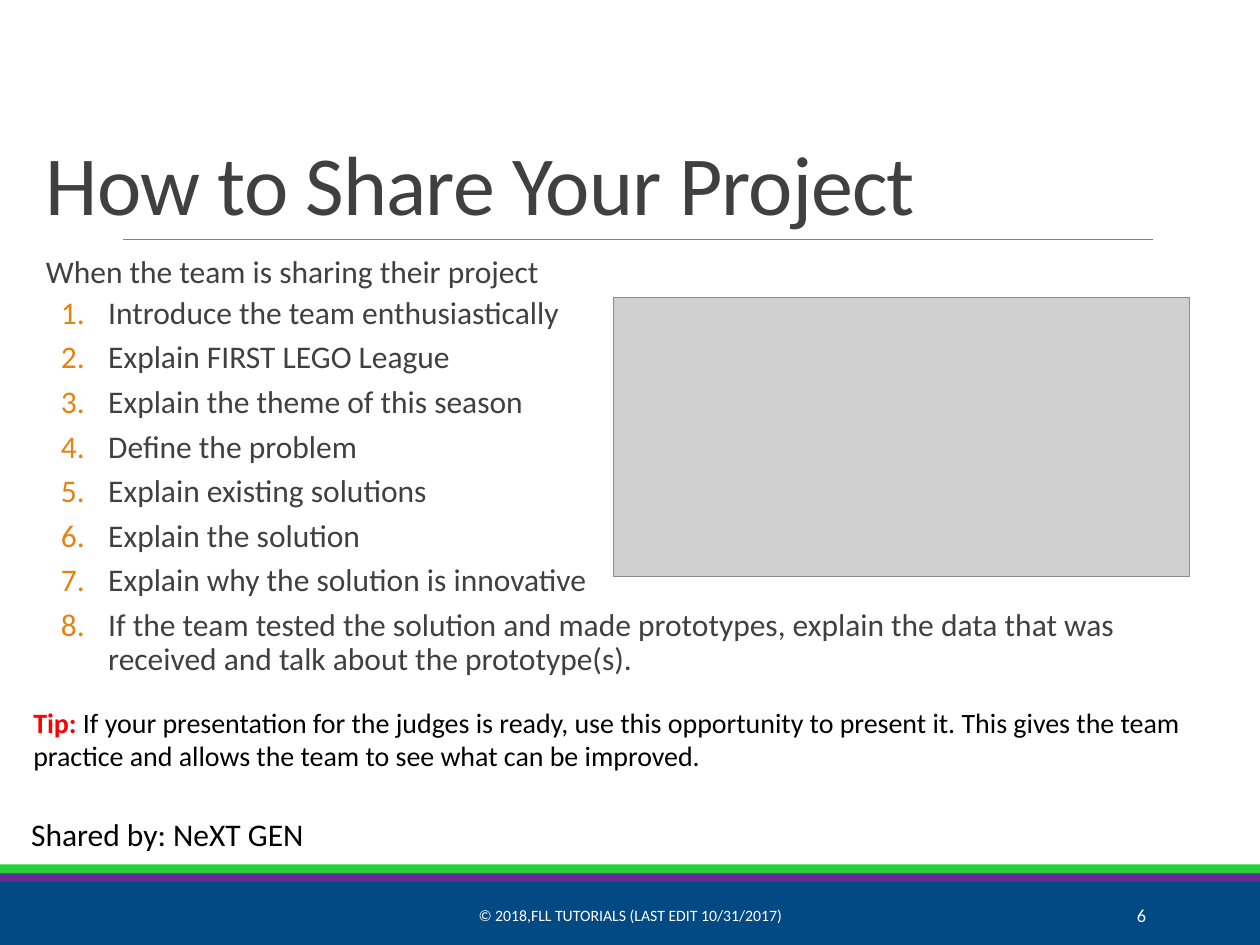
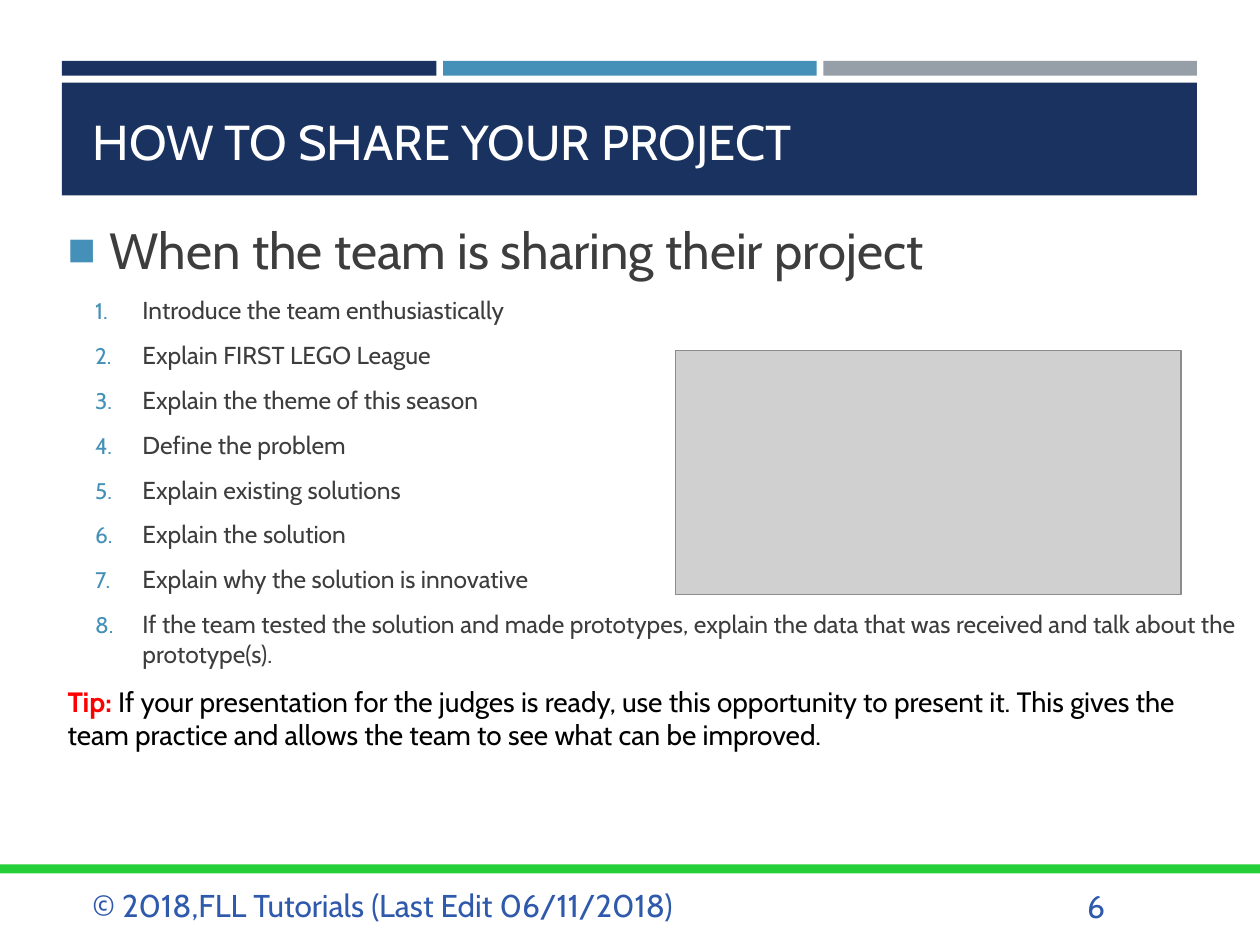
Before and after one commit to ev3lessons/FLL-Tutorials, a slide deck: slide 6 of translations/en-us/Project/Sharing.pptx. Drawn at 1260x945 pixels with LibreOffice and Linux fonts; fonts in the diff are those of the drawing; grey boxes stand for pictures. Boxes give left, top, right and bottom in pixels: in the first picture for what was removed or moved away, otherwise in the second. Text is boxed around its words. In the diff, an @@ line names an element or a change of style, - is before the commit and + after.

```diff
--- a/translations/en-us/Project/Sharing.pptx
+++ b/translations/en-us/Project/Sharing.pptx
@@ rectangle added at [62,60,436,76], fill #1A3260 @@
@@ rectangle added at [62,83,1197,195], fill #1A3260 @@
@@ rectangle added at [444,60,816,76], fill #4590B8 @@
@@ rectangle added at [824,60,1197,76], fill #969FA7 @@
@@ title at [93,125,791,169]: text changed; size 48 to 28 pt; font Calibri to Cabin; text colour #404040 to #FFFFFF @@
-How to Share Your Project
+HOW TO SHARE YOUR PROJECT
@@ text "When the team is sharing ...": place and size @@
-text "When the team is sharing ..." at [33,261,1180,771]
+text "When the team is sharing ..." at [68,231,1235,752]
@@ text "When the team is sharing ..." at [68,231,1235,752]: size 18 to 29 pt in "When the team is sharing their project"; font Calibri to Cabin; text colour #404040 to #3D3D3D in "When the team is sharing their project", "Introduce the team enthusiastically", "Explain FIRST LEGO League", "Explain the theme of this season" and 5 more places; size 18 to 14 pt in "Introduce the team enthusiastically", "Explain FIRST LEGO League", "Explain the theme of this season", "Define the problem" and 4 more places; bullet   to ■; line spacing 0.9 to 1; less space between paragraphs; bullet colour #E48312 to #4590B8; more space between paragraphs @@
@@ line removed from (123, 239) to (1153, 239) @@
@@ picture: place and size @@
-picture at [614,297,1189,576]
+picture at [675,350,1181,595]
@@ text removed at [31,824,304,851] @@
-Shared by: NeXT GEN
@@ rectangle removed at [0,882,1260,945] @@
@@ rectangle removed at [0,873,1260,882] @@
@@ text "© 2018,FLL Tutorials (Last Edit ..." at [122,893,673,922]: vertical alignment middle to top @@
@@ text at [122,893,673,922]: text changed; size 9 to 18 pt; font Calibri to Cabin; text colour #FFFFFF to #2F5AAC @@
-© 2018,FLL TUTORIALS (LAST EDIT 10/31/2017)
+© 2018,FLL Tutorials (Last Edit 06/11/2018)
@@ page number: place and size @@
-page number at [1137,909,1146,922]
+page number at [1087,896,1105,919]
@@ page number at [1087,896,1105,919]: size 10.5 to 18 pt, font Calibri to Cabin, text colour #FFFFFF to #2F5AAC; alignment right to left; vertical alignment middle to top @@
```
Also in this commit, not shown: 7 other slides changed, 10 other files.
